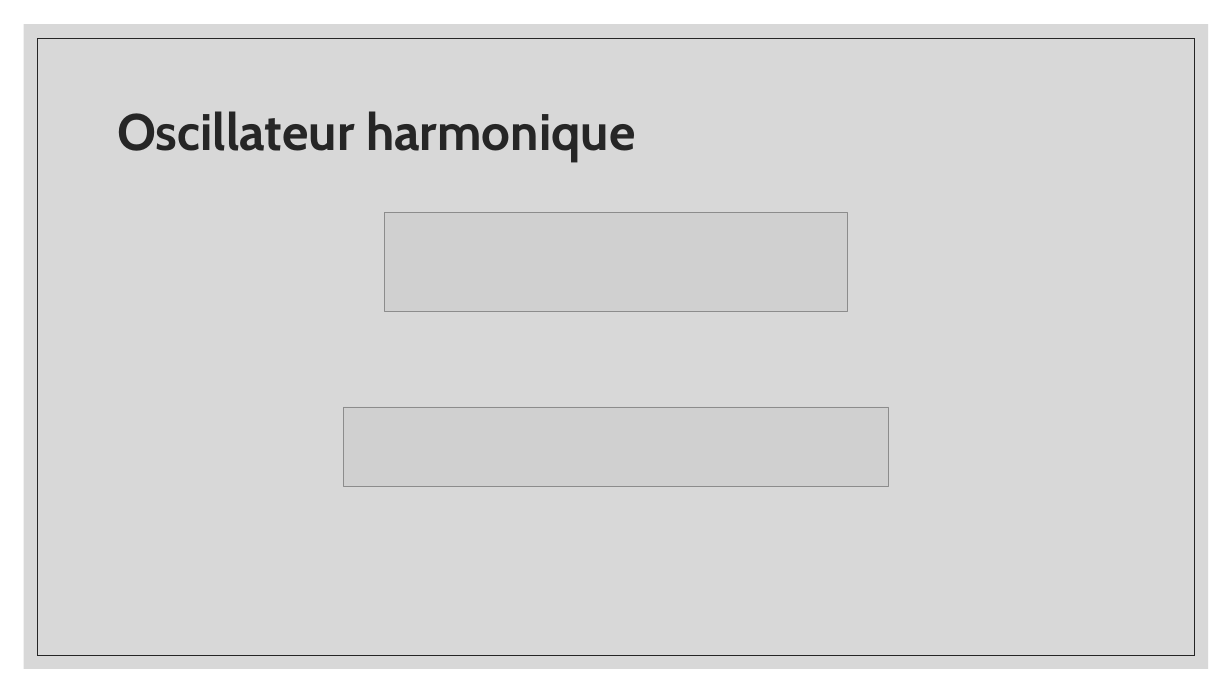
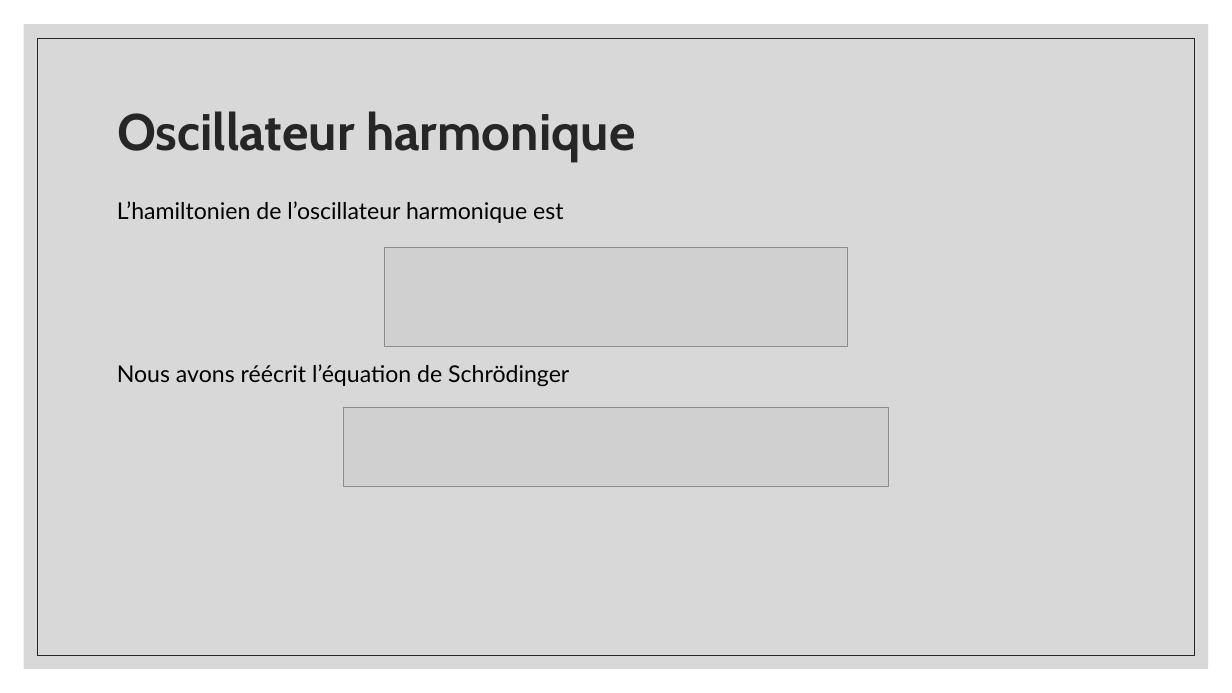
Before and after one commit to gahem1/Physique_Numerique, a slide deck: slide 3 of Solutions d’une équation aux valeurs propres.pptx. Drawn at 1232x693 pixels with LibreOffice and Linux fonts; fonts in the diff are those of the drawing; grey boxes stand for pictures. Boxes give left, top, right and bottom in pixels: in the first picture for what was removed or moved away, otherwise in the second. Text is boxed around its words. In the diff, an @@ line names an element or a change of style, - is before the commit and + after.

```diff
--- a/Solutions d’une équation aux valeurs propres.pptx
+++ b/Solutions d’une équation aux valeurs propres.pptx
@@ text added at [117,201,563,223], 18 pt, text #000000 @@
+L’hamiltonien de l’oscillateur harmonique est
@@ picture: place and size @@
-picture at [385,213,848,311]
+picture at [385,248,848,347]
@@ text added at [117,364,569,387], 18 pt, text #000000 @@
+Nous avons réécrit l’équation de Schrödinger
```
Also in this commit, not shown: 15 other slides changed, 4 slides added, 1 slide removed.
